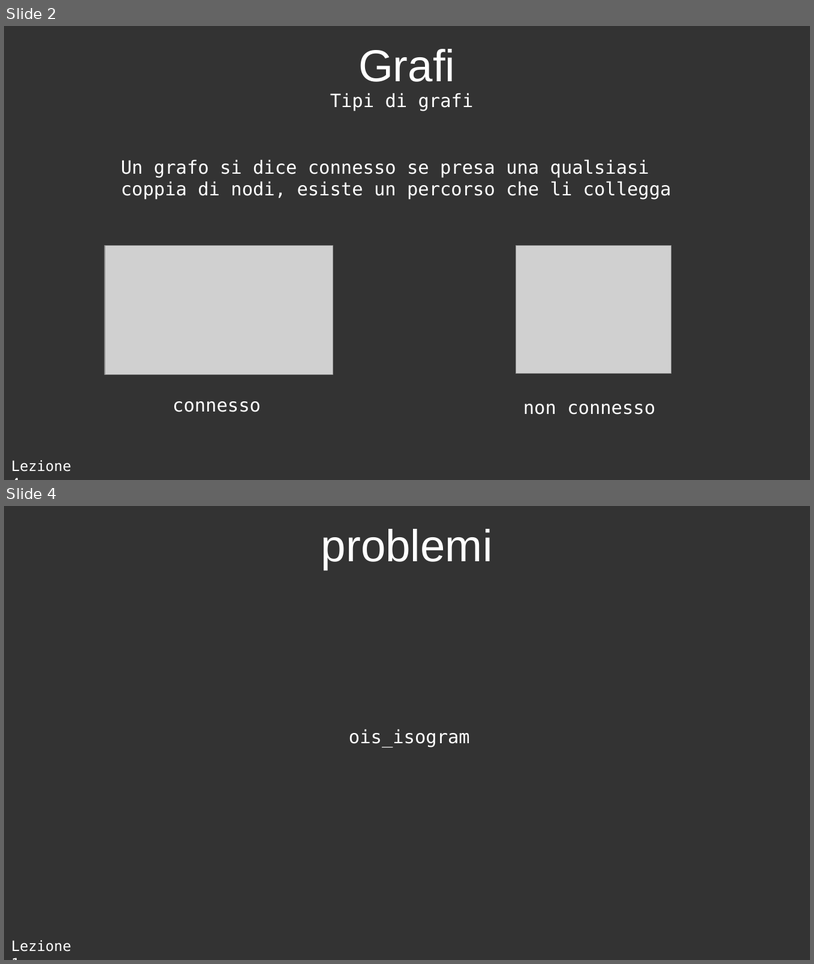
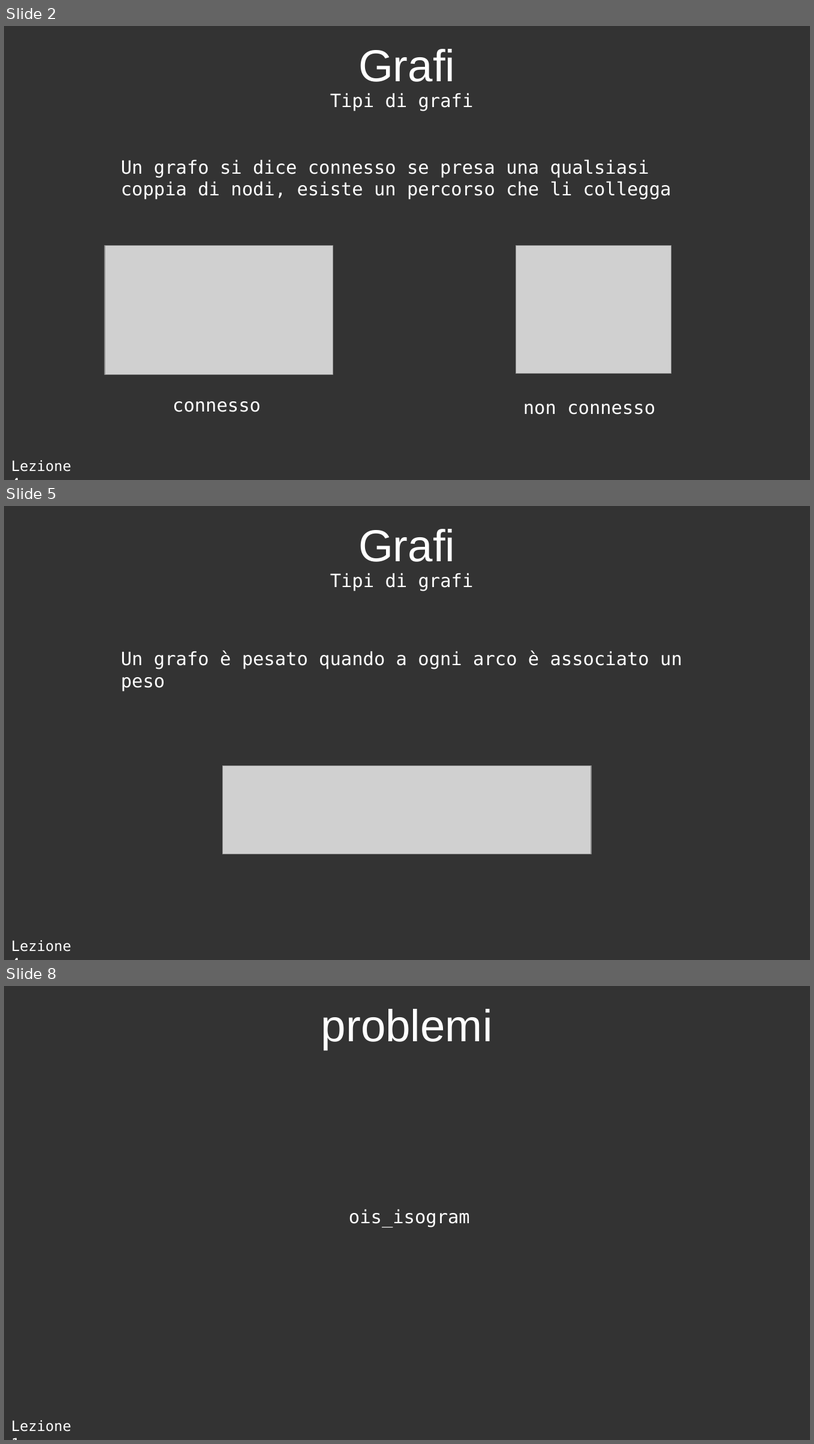
Before and after one commit to GioBigno/corso-CP, a slide deck: lezione_4/slide/presentazione.odp. Shown one above the other, each under a label of ours: slides 2 and 4 before the commit, slides 2, 5 and 8 after it; the slides between them are not shown. The pictures are 814x964 and 814x1444 pixels, drawn with LibreOffice and Linux fonts; fonts in the diff are those of the drawing; grey boxes stand for pictures. Boxes give left, top, right and bottom in pixels: in the first picture for what was removed or moved away, otherwise in the second. Text is boxed around its words. In the diff, an @@ line names an element or a change of style, - is before the commit and + after.

Commit message:
lezione_4

```diff
--- a/lezione_4/slide/presentazione.odp
+++ b/lezione_4/slide/presentazione.odp
@@ slide 5 added at (4, 506, 810, 960), background #333333 @@
@@ title added at (359, 529, 455, 562), 44 pt, text #FFFFFF @@
+Grafi
@@ text added at (330, 573, 474, 591), 18 pt, text #FFFFFF @@
+Tipi di grafi
@@ text added at (121, 651, 683, 691), 18 pt, text #FFFFFF @@
+Un grafo è pesato quando a ogni arco è associato un peso
@@ picture added at (223, 766, 591, 853) @@
@@ text added at (11, 940, 71, 951), 14 pt, text #FFFFFF @@
+Lezione 4
@@ what was slide 4 is now slide 8 @@
```
Also in this commit, not shown: 1 slide changed, 3 other slides added, 11 other files.
